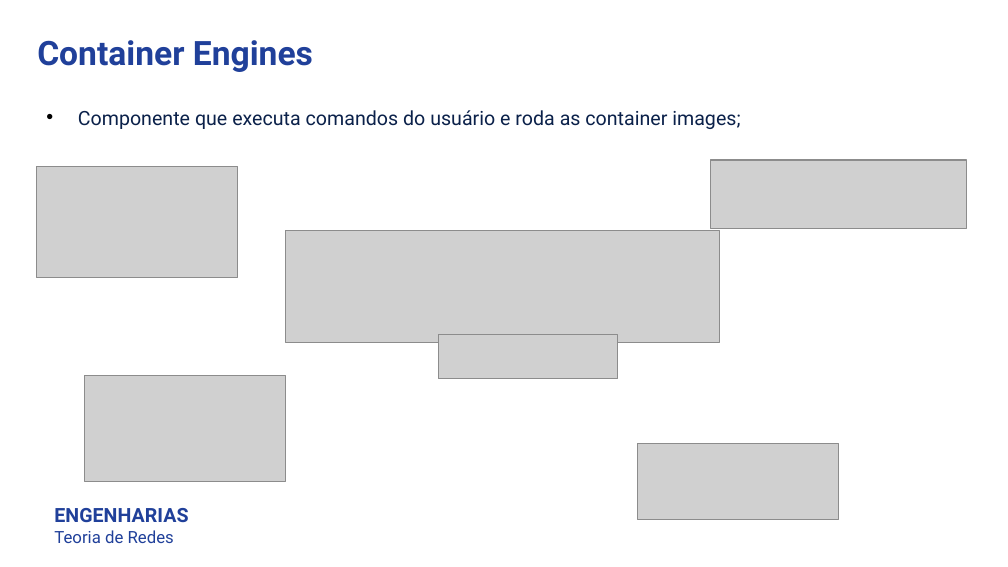
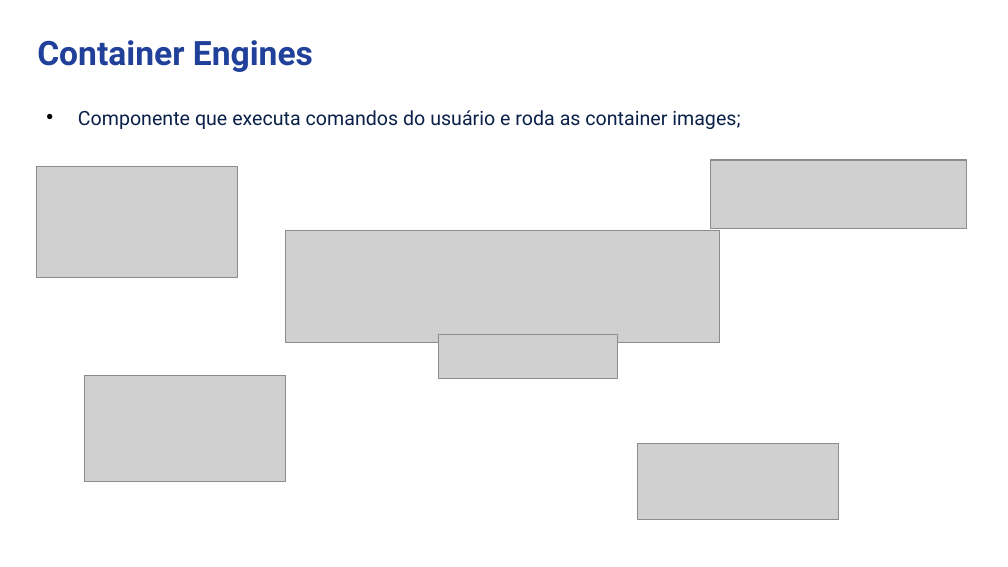
Before and after one commit to luisfelipe998/docker-kubernetes-arq-com-2, a slide deck: slide 7 of FelipeDrumm_FernandoCipriano_LuisFelipeBorsoi_GB.pptx. Drawn at 1008x567 pixels with LibreOffice and Linux fonts; fonts in the diff are those of the drawing; grey boxes stand for pictures. Boxes give left, top, right and bottom in pixels: in the first picture for what was removed or moved away, otherwise in the second. Text is boxed around its words. In the diff, an @@ line names an element or a change of style, - is before the commit and + after.

```diff
--- a/FelipeDrumm_FernandoCipriano_LuisFelipeBorsoi_GB.pptx
+++ b/FelipeDrumm_FernandoCipriano_LuisFelipeBorsoi_GB.pptx
@@ text removed at box(54, 508, 188, 543) @@
-ENGENHARIAS
-Teoria de Redes
```
Also in this commit, not shown: 25 other slides changed, 5 slides added, 4 slides removed.
